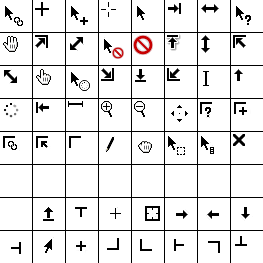
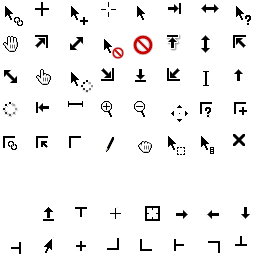
Layer changes from the first w=263, h=263 image to the second:
hid "Grid" over [0, 0, 263, 263]
painted on "Frame0" over [2, 41, 152, 153]
